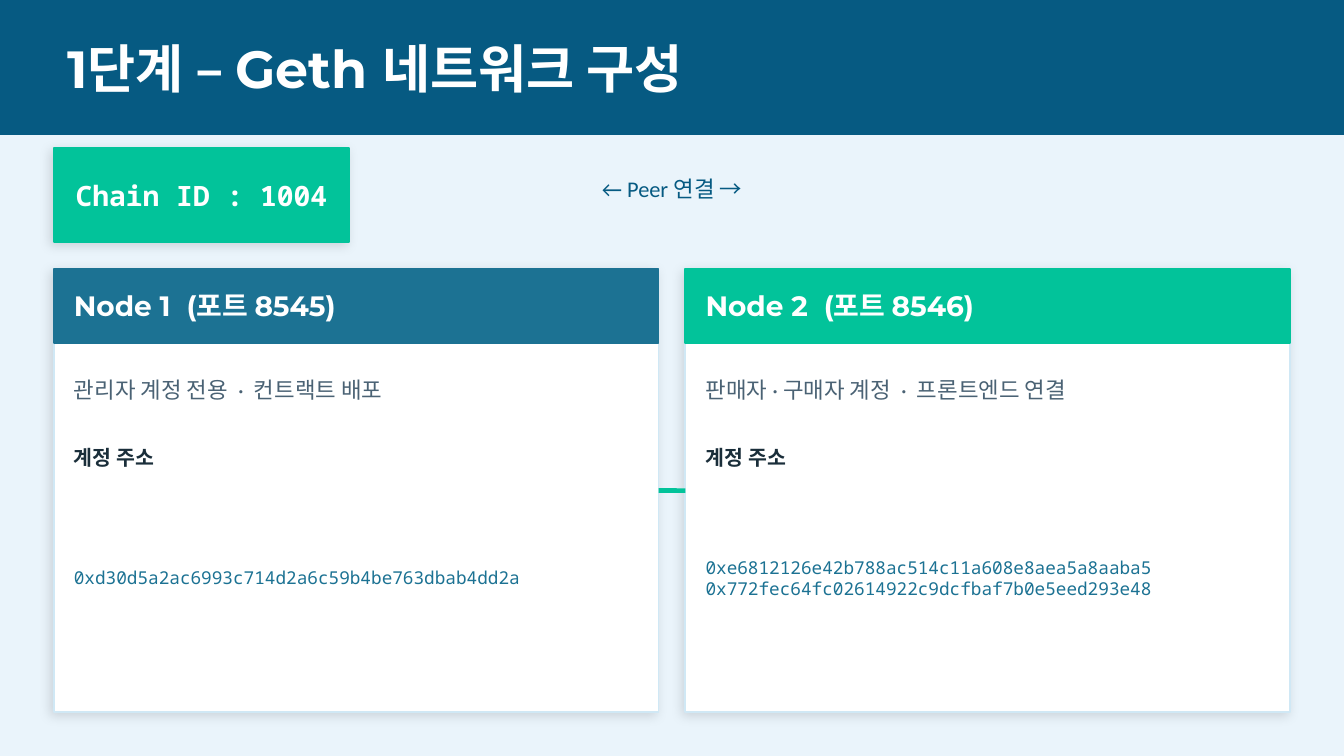
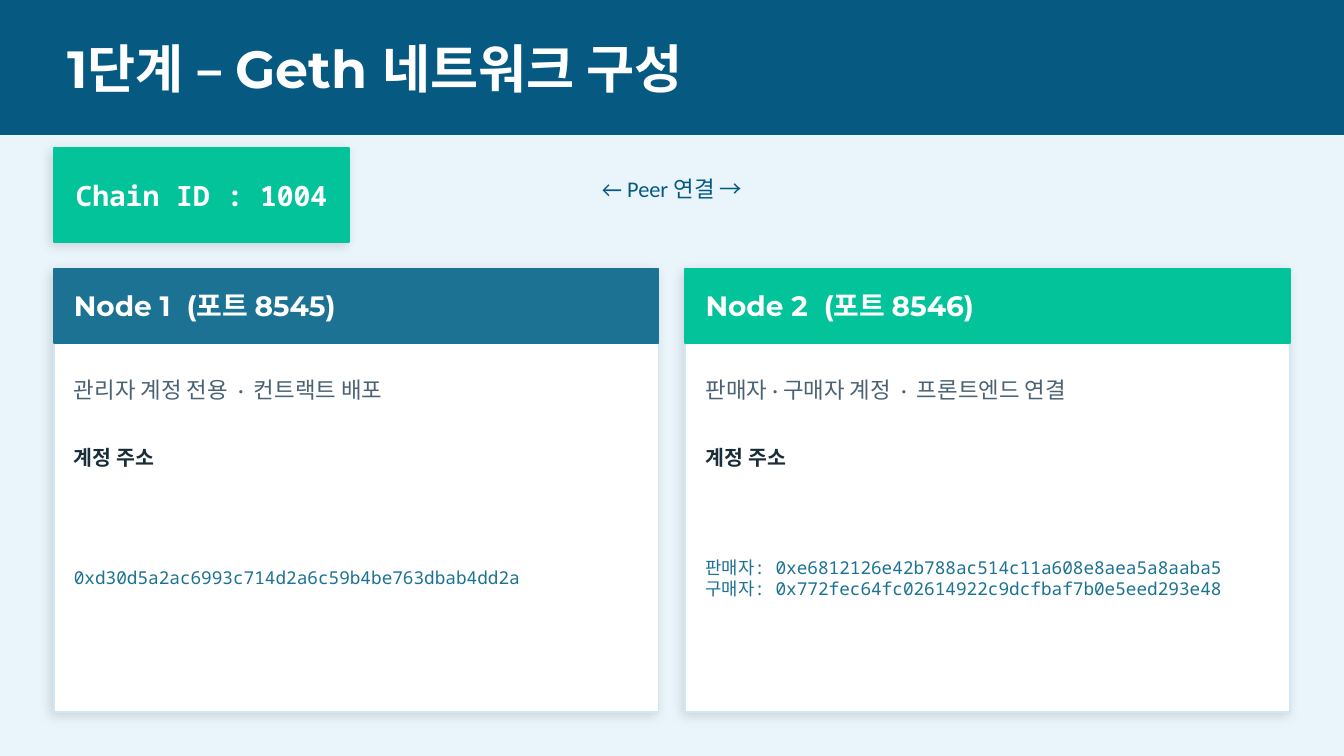
Before and after one commit to bbasung1/blockchain_Final_homework_auction, a slide deck: slide 4 of NFT경매시스템_발표.pptx. Drawn at 1344x756 pixels with LibreOffice and Linux fonts; fonts in the diff are those of the drawing. Boxes give left, top, right and bottom in pixels: in the first picture for what was removed or moved away, otherwise in the second. Text is boxed around its words. In the diff, an @@ line names an element or a change of style, - is before the commit and + after.

```diff
--- a/NFT경매시스템_발표.pptx
+++ b/NFT경매시스템_발표.pptx
@@ line removed from (659, 491) to (685, 491) @@
@@ text at [706,559,1222,597]: text changed @@
-0xe6812126e42b788ac514c11a608e8aea5a8aaba5
-0x772fec64fc02614922c9dcfbaf7b0e5eed293e48
+판매자: 0xe6812126e42b788ac514c11a608e8aea5a8aaba5
+구매자: 0x772fec64fc02614922c9dcfbaf7b0e5eed293e48
```
Also in this commit, not shown: 9 other slides changed, 23 other files.
